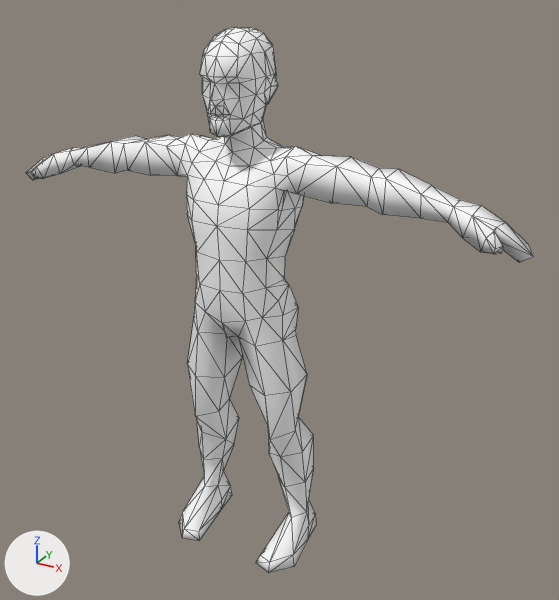
One commit to the FBX model Contents/mods/The Last of Us Infected/media/anims_X/Zombie/clickerIdle1.fbx: the scene before it, then after it.
The view is the same before and after, from a 50 mm camera at (67.5, -106.1, 107.6) aimed at (5.3, 7.1, 51.0). The axes (+X, +Y, +Z) are drawn at lower left. The lights are the same throughout. Mesh edges are drawn as thin lines. Where no turn or scale is listed for an object, it has been applied to the vertices.

Before the edit, the objects in view are built like this:
```python
me_body = bpy.data.meshes.new('Body')
me_body.from_pydata(...)  # 416 vertices, 826 faces; spans x -49.3..49.3, y -6.0..10.7, z -0.1..98.0
me_body.materials.append(mat_01___defaultqqq)  # its picture is missing
ob_body = bpy.data.objects.new('Body', me_body)
ob_body.location = (0.0, 0.0, 0.0)
```
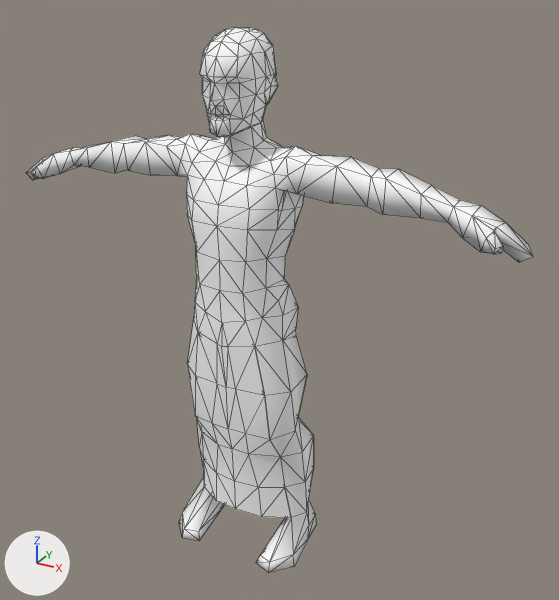
Pixel boxes [x1, y1, x2, y2] of what changed, in the pictures (559 x 600 px):
part 1 of me_body, added
    after: [195, 312, 291, 518]

Diff of the bpy script that builds the scene:
```diff
--- a/Contents/mods/The Last of Us Infected/media/anims_X/Zombie/clickerIdle1.fbx.py
+++ b/Contents/mods/The Last of Us Infected/media/anims_X/Zombie/clickerIdle1.fbx.py
@@ me_body @@
 # used by ob_body; location = (0.0, 0.0, 0.0)
-me_body.from_pydata(...)  # 416 vertices, 826 faces; spans x -49.3..49.3, y -6.0..10.7, z -0.1..98.0
+me_body.from_pydata(...)  # 470 vertices, 914 faces; spans x -49.3..49.3, y -6.0..12.2, z -0.1..98.0
+# me_body part 1
+# 54 vertices are added at x -12.0..12.4, y -4.3..12.2, z 7.3..46.3
+# 88 new faces join them
 me_body.materials.append(mat_01___defaultqqq)
```
